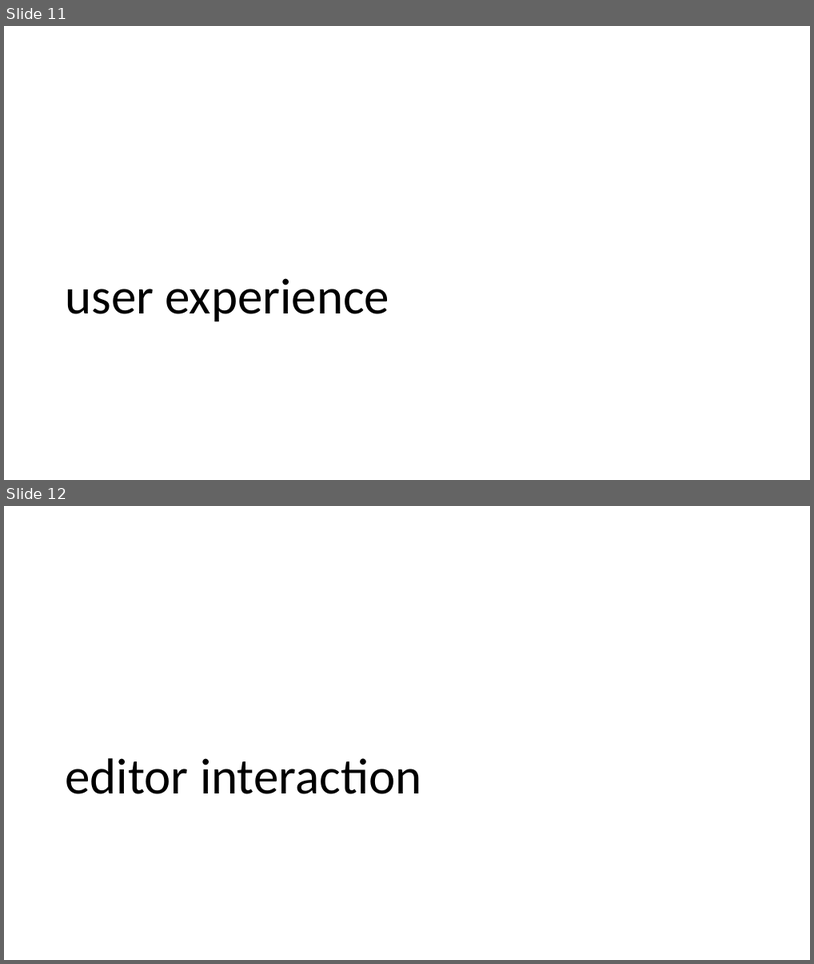
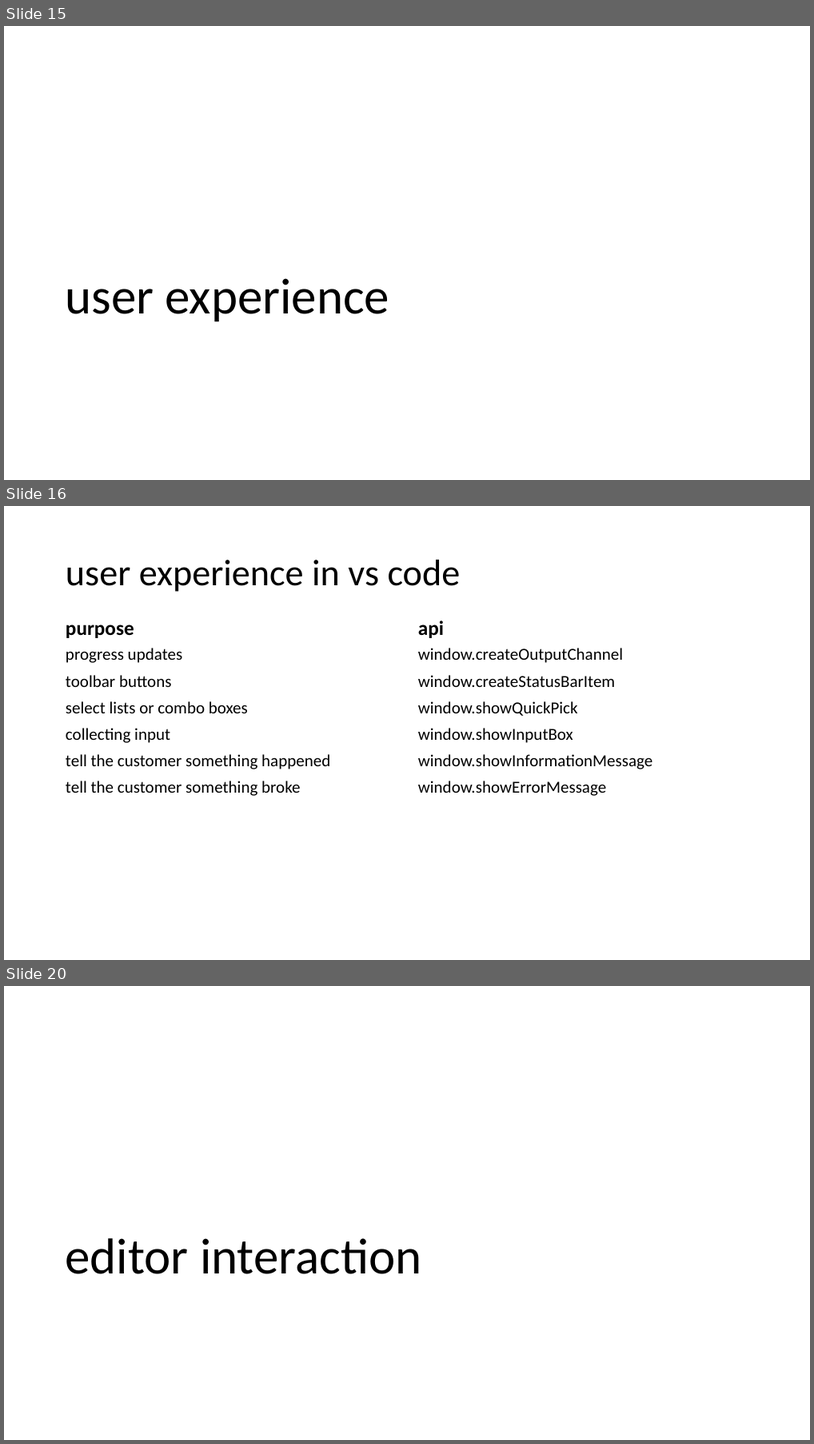
Before and after one commit to bradygaster-zz/extending-vscode-talk, a slide deck: extending-vs-code.pptx. Shown one above the other, each under a label of ours: slides 11 and 12 before the commit, slides 15, 16 and 20 after it; the slides between them are not shown. The pictures are 814x964 and 814x1444 pixels, drawn with LibreOffice and Linux fonts; fonts in the diff are those of the drawing. Boxes give left, top, right and bottom in pixels: in the first picture for what was removed or moved away, otherwise in the second. Text is boxed around its words. In the diff, an @@ line names an element or a change of style, - is before the commit and + after.

```diff
--- a/extending-vs-code.pptx
+++ b/extending-vs-code.pptx
@@ slide 16 added at (4,506,810,960), background #FFFFFF @@
@@ title added at (66,560,461,592), 44 pt, text #000000 @@
+user experience in vs code
@@ text added at (66,624,134,638), 24 pt, text #000000, bold @@
+purpose
@@ text added at (418,620,444,638), 24 pt, text #000000, bold @@
+api
@@ text added at (66,648,330,796), 20 pt, text #000000 @@
+progress updates
+toolbar buttons
+select lists or combo boxes
+collecting input
+tell the customer something happened
+tell the customer something broke
@@ text added at (418,648,654,796), 20 pt, text #000000 @@
+window.createOutputChannel
+window.createStatusBarItem
+window.showQuickPick
+window.showInputBox
+window.showInformationMessage
+window.showErrorMessage
@@ what was slide 11 is now slide 15 @@
@@ what was slide 12 is now slide 20 @@
```
Also in this commit, not shown: 1 slide changed, 11 other slides added, 2 slides removed, 31 other files.
